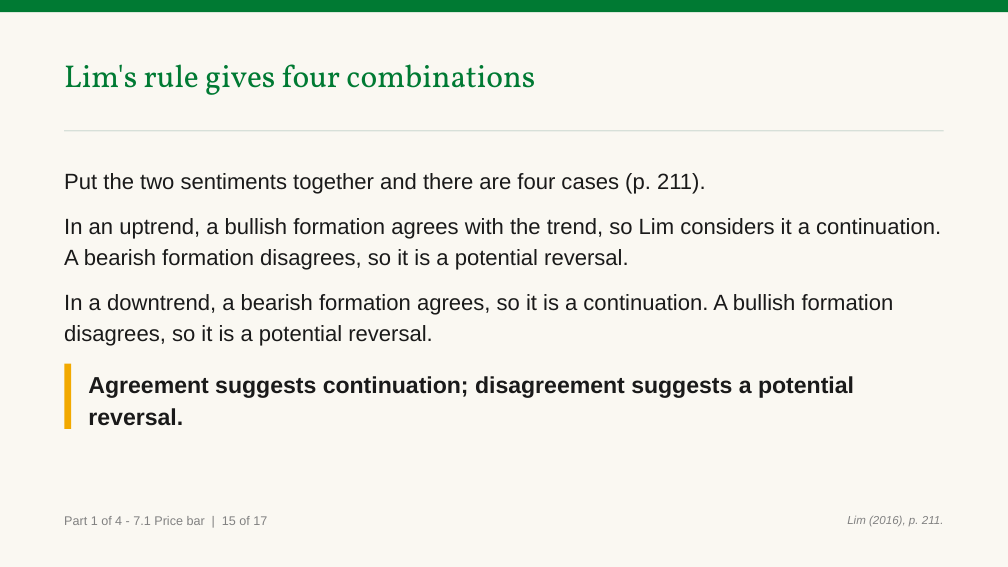
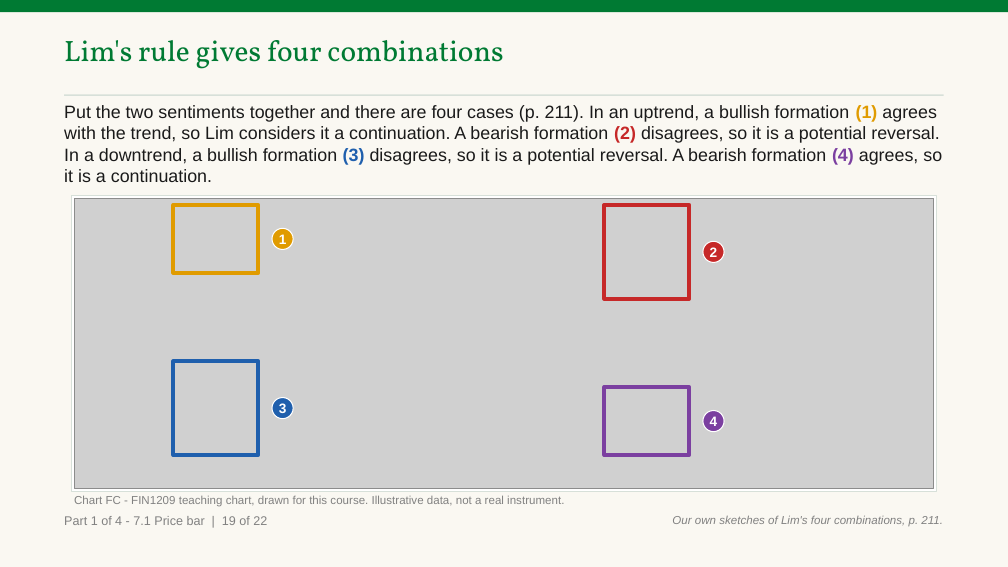
Before and after one commit to benjiesotelo-sudo/Telos_FIN1209, a slide deck: slide 31 of chapter-07/FIN1209-Chapter-07.pptx (slide 27 before the commit). Drawn at 1008x567 pixels with LibreOffice and Linux fonts; fonts in the diff are those of the drawing; grey boxes stand for pictures. Boxes give left, top, right and bottom in pixels: in the first picture for what was removed or moved away, otherwise in the second. Text is boxed around its words. In the diff, an @@ line names an element or a change of style, - is before the commit and + after.

Commit message:
feat(ch7): draw the shapes, price relationships and characteristics Parts 1 and 2 only described (#50)
Slides 21, 22, 25 to 27, 35, 39, 52, 64, the 16 characteristics and the
three-warnings slide now show what they name, with charts of ours from invented
values. Badges sit clear of boxes and lines.

```diff
--- a/chapter-07/FIN1209-Chapter-07.pptx
+++ b/chapter-07/FIN1209-Chapter-07.pptx
@@ text "Lim's rule gives four combinations": place and size @@
-text "Lim's rule gives four combinations" at [64,64,535,95]
+text "Lim's rule gives four combinations" at [64,40,503,69]
@@ text "Lim's rule gives four combinations" at [64,40,503,69]: size 30 to 28 pt; line spacing 1.05 to 1 @@
@@ rectangle: place and size @@
-rectangle at [64,130,944,132]
+rectangle at [64,95,944,96]
@@ text at [64,105,942,182]: text changed; size 21 to 17 pt @@
-Put the two sentiments together and there are four cases (p. 211).
-In an uptrend, a bullish formation agrees with the trend, so Lim considers it a continuation. A bearish formation disagrees, so it is a potential reversal.
-In a downtrend, a bearish formation agrees, so it is a continuation. A bullish formation disagrees, so it is a potential reversal.
+Put the two sentiments together and there are four cases (p. 211). In an uptrend, a bullish formation (1) agrees with the trend, so Lim considers it a continuation. A bearish formation (2) disagrees, so it is a potential reversal. In a downtrend, a bullish formation (3) disagrees, so it is a potential reversal. A bearish formation (4) agrees, so it is a continuation.
@@ rectangle added at [71,195,937,492], fill #FFFFFF, outline #D7E0D9 1 pt @@
@@ picture added at [74,198,934,488] @@
@@ rectangle added at [173,205,258,273], outline #E09B00 3.5 pt @@
@@ rectangle added at [604,205,689,299], outline #C62828 3.5 pt @@
@@ ellipse added at [272,228,293,250], fill #E09B00, outline #FFFFFF 1 pt, 13 pt, text #FFFFFF, bold @@
+1
@@ ellipse added at [703,241,724,262], fill #C62828, outline #FFFFFF 1 pt, 13 pt, text #FFFFFF, bold @@
+2
@@ rectangle removed at [64,364,71,429] @@
@@ text removed at [88,376,854,426] @@
-Agreement suggests continuation; disagreement suggests a potential reversal.
@@ rectangle added at [173,361,258,455], outline #1F5FAD 3.5 pt @@
@@ rectangle added at [604,387,689,455], outline #7B3FA0 3.5 pt @@
@@ ellipse added at [272,398,293,419], fill #1F5FAD, outline #FFFFFF 1 pt, 13 pt, text #FFFFFF, bold @@
+3
@@ ellipse added at [703,411,724,432], fill #7B3FA0, outline #FFFFFF 1 pt, 13 pt, text #FFFFFF, bold @@
+4
@@ text added at [74,495,564,506], 11 pt, text #818181 @@
+Chart FC - FIN1209 teaching chart, drawn for this course. Illustrative data, not a real instrument.
@@ text at [64,516,267,525]: text changed @@
-Part 1 of 4 - 7.1 Price bar | 15 of 17
+Part 1 of 4 - 7.1 Price bar | 19 of 22
@@ text at [672,515,943,526]: text changed @@
-Lim (2016), p. 211.
+Our own sketches of Lim's four combinations, p. 211.
```
Also in this commit, not shown: 95 other slides changed, 13 slides added, 5 other files.
